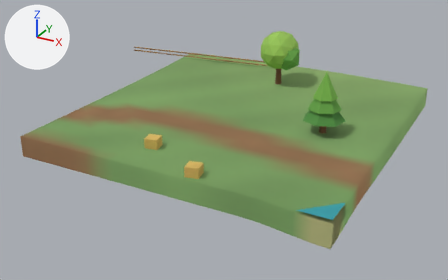
A saved change to the glTF model client/public/models/chunks/1_-1.glb.
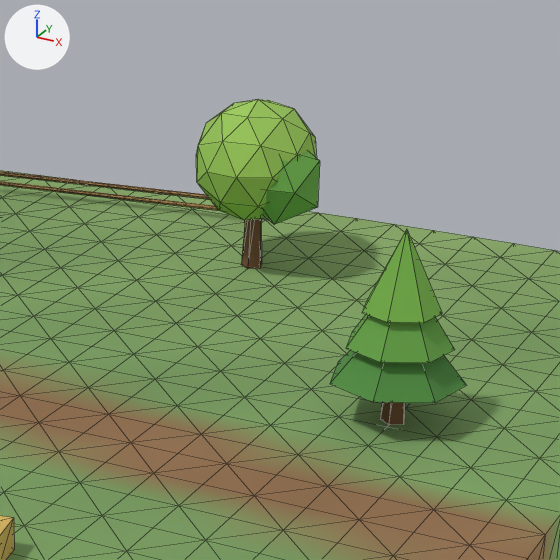
There are two pictures of each version: one whole from a 50 mm lens placed at (71.5, -36.8, 22.5), pointed at (43.7, 13.8, -2.8), one close up on the part from 44% to 84% of the width and 0% to 63% of the height. Arrows for +X, +Y and +Z are at upper left; the lights stay in place. The first two pictures are the older version. The close-ups show mesh edges as thin lines. Vertices at exactly the same position are counted once.

The older version as bpy lines, for what is in view:
```python
me_scenery = bpy.data.meshes.new('scenery')
me_scenery.from_pydata(...)  # 150 vertices, 245 faces; spans x 23.0..60.0, y 0.0..28.1, z -0.2..6.4
me_scenery.materials.append(mat_opaque_matte_vertex_colors)
# before: 45 (45.0, 23.8, 3.5), 47 (45.2, 23.9, 3.5), 49 (45.1, 24.2, 3.5), 51 (44.9, 24.2, 3.5), 53 (44.8, 23.9, 3.5)
# before: 55 (45.0, 24.0, 3.5)
# before: 111 (54.0, 13.8, 3.2), 113 (54.2, 13.9, 3.2), 115 (54.1, 14.2, 3.2), 117 (53.9, 14.2, 3.2), 119 (53.8, 13.9, 3.2)
# before: 121 (54.0, 14.0, 3.2)
me_terrain = bpy.data.meshes.new('terrain')
me_terrain.from_pydata(...)  # 521 vertices, 960 faces; spans x 30.0..60.0, y 0.0..30.0, z -2.6..0.8
me_terrain.materials.append(mat_opaque_matte_vertex_colors)
ob_scenery = bpy.data.objects.new('scenery', me_scenery)
ob_scenery.location = (0.0, 0.0, 0.0)
ob_terrain = bpy.data.objects.new('terrain', me_terrain)
ob_terrain.location = (0.0, 0.0, 0.0)
```
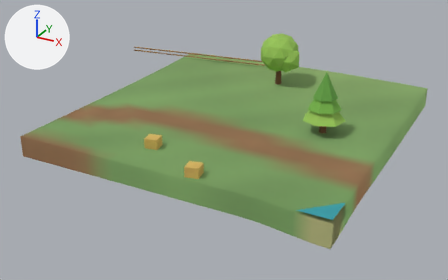
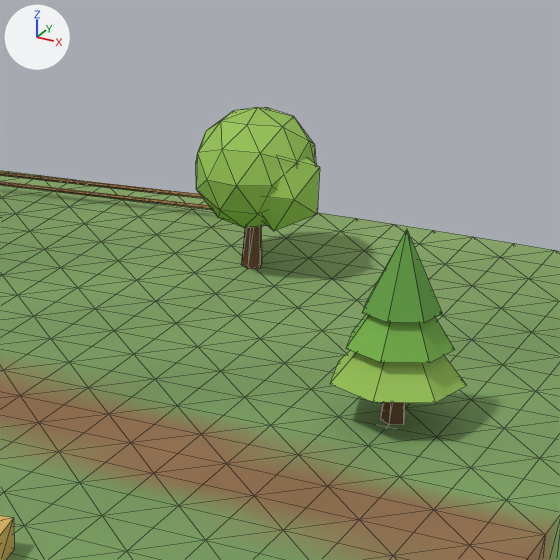
The change, as a list of edits to the scene's bpy script:
```text
Change me_scenery:
    used by ob_scenery; location = (0.0, 0.0, 0.0)
    remove me_scenery.from_pydata(...)  # 150 vertices, 245 faces; spans x 23.0..60.0, y 0.0..28.1, z -0.2..6.4
    add me_scenery.from_pydata(...)  # 150 vertices, 245 faces; spans x 23.0..60.0, y 0.0..28.1, z -0.2..6.1
    me_scenery part 1: the loose piece of 42 vertices spanning x 42.9..47.1, y 21.6..26.4, z 2.2..6.4 is moved by (0.0, 0.0, -0.3)
    me_scenery part 2: the loose piece of 12 vertices spanning x 44.9..47.5, y 22.1..24.9, z 2.5..5.2 is moved by (0.0, 0.0, -0.2)
    me_scenery part 3
    add for i in [45, 47, 49, 51, 53, 55]: me_scenery.vertices[i].co += Vector((0.0, 0.0, -0.2))
    me_scenery part 4
    add for i in [111, 113, 115, 117, 119, 121]: me_scenery.vertices[i].co += Vector((0.0, 0.0, -0.2))
    me_scenery part 5: 139 faces centred in x 43.0..55.2, y 12.9..26.2, z 1.4..6.2 are repainted in the vertex colours; the middle colour goes from green #96c257 to green #97c458
```

Pixel boxes [x1, y1, x2, y2] of what changed, in the close-ups (560 x 560 px; the box of a moved part takes in the faces that stretch with it):
'scenery', reshaped, recoloured
    before: [0, 99, 466, 560]
    after: [0, 107, 466, 560]
part 1 of me_scenery, moved or reshaped
    before: [196, 99, 317, 220]
    after: [196, 107, 316, 228]
part 2 of me_scenery, moved or reshaped
    before: [263, 152, 320, 224]
    after: [263, 158, 320, 231]
part 3 of me_scenery, moved or reshaped
    before: [241, 219, 262, 268]
    after: [241, 226, 262, 268]
part 4 of me_scenery, moved or reshaped
    both: [380, 402, 405, 425]
part 5 of me_scenery, recoloured
    before: [196, 99, 466, 403]
    after: [196, 107, 466, 403]
